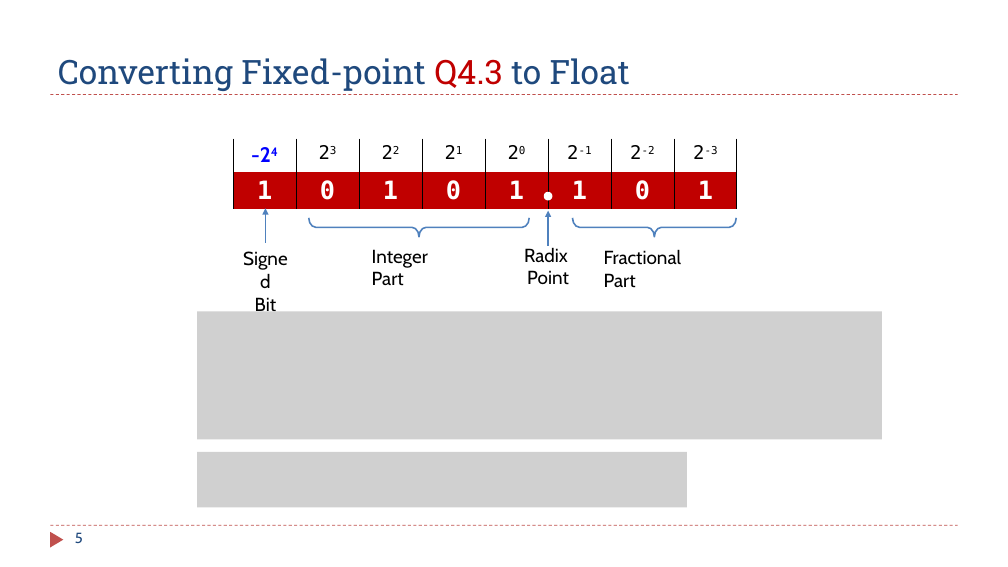
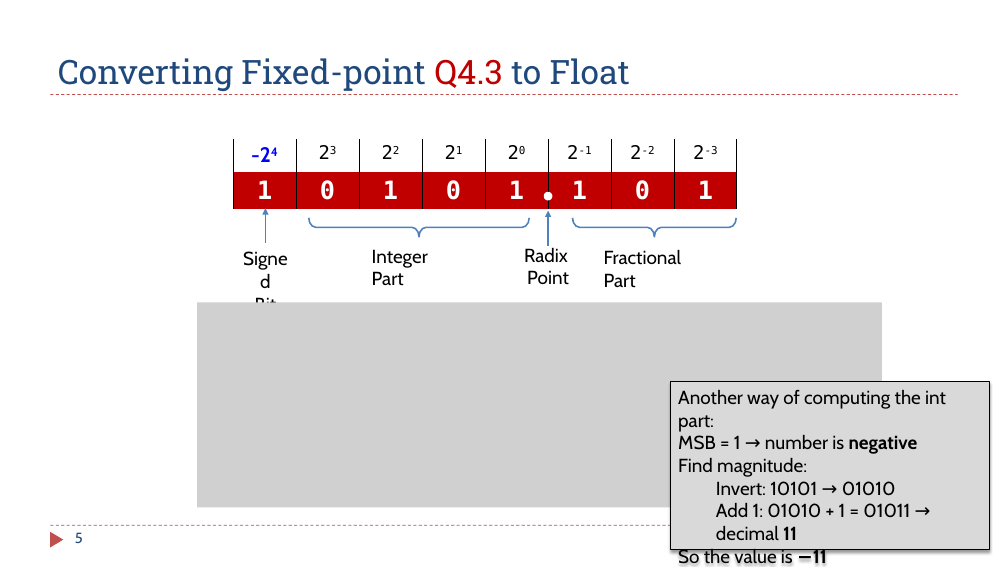
Before and after one commit to guhofstra/CSC111Sp26, a slide deck: slide 5 of PPTs/Ch12_13_Fixed_Floating_Point_Numbers.pptx. Drawn at 1008x567 pixels with LibreOffice and Linux fonts; fonts in the diff are those of the drawing; grey boxes stand for pictures. Boxes give left, top, right and bottom in pixels: in the first picture for what was removed or moved away, otherwise in the second. Text is boxed around its words. In the diff, an @@ line names an element or a change of style, - is before the commit and + after.

```diff
--- a/PPTs/Ch12_13_Fixed_Floating_Point_Numbers.pptx
+++ b/PPTs/Ch12_13_Fixed_Floating_Point_Numbers.pptx
@@ picture: place and size @@
-picture at (197,312,882,439)
+picture at (197,302,882,456)
@@ rectangle added at (671,382,989,550), fill #D9D9D9, outline #000000 0.75 pt, 18 pt, text #000000 @@
+Another way of computing the int part:
+MSB = 1 → number is negative
+Find magnitude:
+  Invert: 10101 → 01010
+  Add 1: 01010 + 1 = 01011 → decimal 11
+So the value is −11
```
Also in this commit, not shown: 1 other slide changed, 11 other files.
